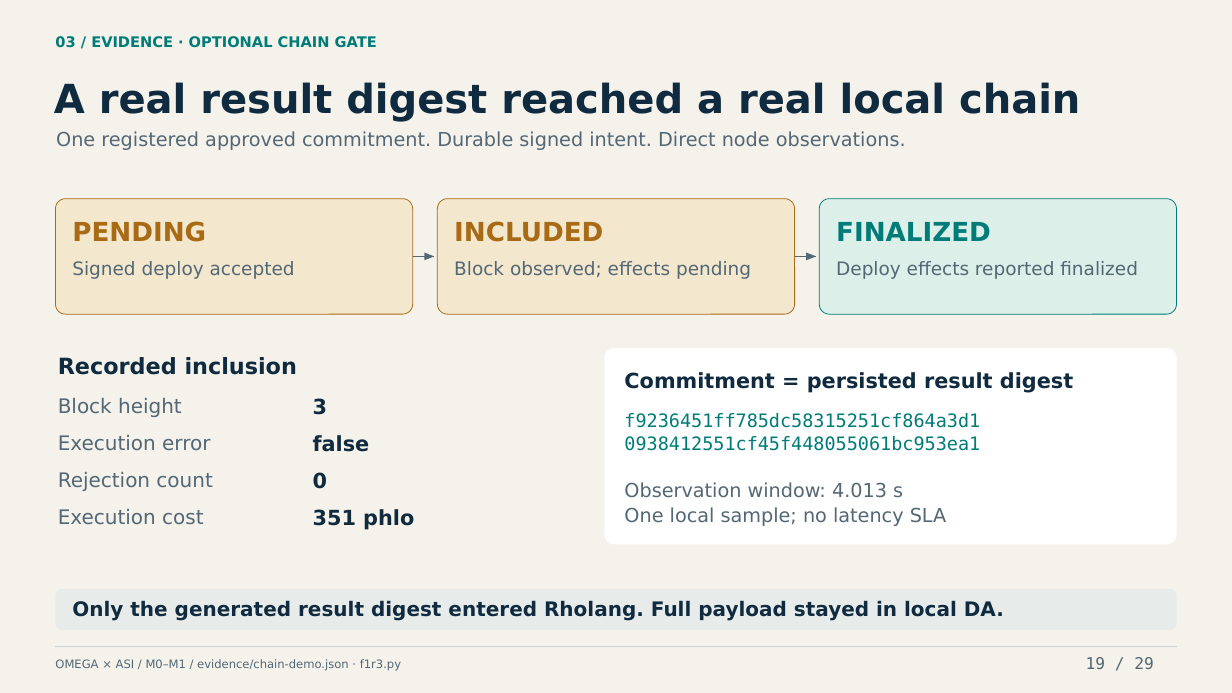
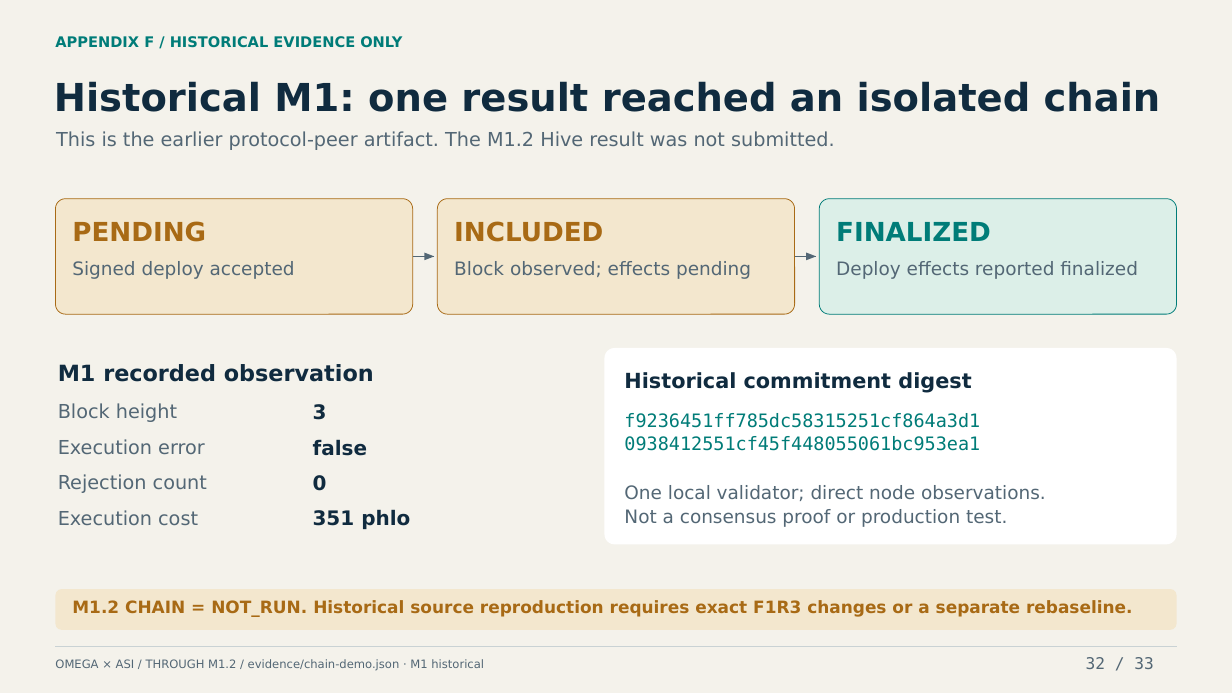
Before and after one commit to machieke/fusion-module-interfaces, a slide deck: slide 32 of docs/presentation/omega-asi-module-interfaces.pptx (slide 19 before the commit). Drawn at 1232x693 pixels with LibreOffice and Linux fonts; fonts in the diff are those of the drawing. Boxes give left, top, right and bottom in pixels: in the first picture for what was removed or moved away, otherwise in the second. Text is boxed around its words. In the diff, an @@ line names an element or a change of style, - is before the commit and + after.

Commit message:
Update conference presentation through M1.2 native Hive integration

```diff
--- a/docs/presentation/omega-asi-module-interfaces.pptx
+++ b/docs/presentation/omega-asi-module-interfaces.pptx
@@ text at box(55, 36, 402, 48): text changed @@
-03 / EVIDENCE · OPTIONAL CHAIN GATE
+APPENDIX F / HISTORICAL EVIDENCE ONLY
@@ text at box(54, 81, 1161, 112): text changed; size 31.2 to 30 pt @@
-A real result digest reached a real local chain
+Historical M1: one result reached an isolated chain
@@ text at box(56, 131, 835, 150): text changed @@
-One registered approved commitment. Durable signed intent. Direct node observations.
+This is the earlier protocol-peer artifact. The M1.2 Hive result was not submitted.
@@ text at box(58, 364, 374, 382): text changed @@
-Recorded inclusion
+M1 recorded observation
@@ text at box(624, 372, 971, 393): text changed @@
-Commitment = persisted result digest
+Historical commitment digest
@@ size 15.6 to 15 pt in 4 elements at box(58, 510, 198, 525), box(58, 474, 207, 493), box(58, 439, 205, 454), box(58, 403, 177, 422) @@
@@ size 16.2 to 15.6 pt in 4 elements at box(313, 509, 410, 529), box(313, 475, 327, 491), box(313, 439, 367, 456), box(313, 404, 327, 420) @@
@@ text at box(624, 509, 1007, 527): text changed; size 15 to 14.4 pt @@
-One local sample; no latency SLA
+Not a consensus proof or production test.
@@ text at box(624, 485, 1046, 501): text changed; size 15 to 14.4 pt @@
-Observation window: 4.013 s
+One local validator; direct node observations.
@@ rounded rectangle at box(55, 590, 1177, 630): fill #E7ECEB to #F3E7CE @@
@@ text at box(72, 600, 1133, 617): text changed; size 15.6 to 13.2 pt; text colour #102B3F to #A86A15 @@
-Only the generated result digest entered Rholang. Full payload stayed in local DA.
+M1.2 CHAIN = NOT_RUN. Historical source reproduction requires exact F1R3 changes or a separate rebaseline.
@@ text at box(55, 659, 484, 671): text changed @@
-OMEGA × ASI / M0–M1 / evidence/chain-demo.json · f1r3.py
+OMEGA × ASI / THROUGH M1.2 / evidence/chain-demo.json · M1 historical
@@ text at box(1086, 657, 1153, 669): text changed @@
-19 / 29
+32 / 33
```
Also in this commit, not shown: 10 other slides changed, 22 slides added, 18 slides removed, 40 other files.
